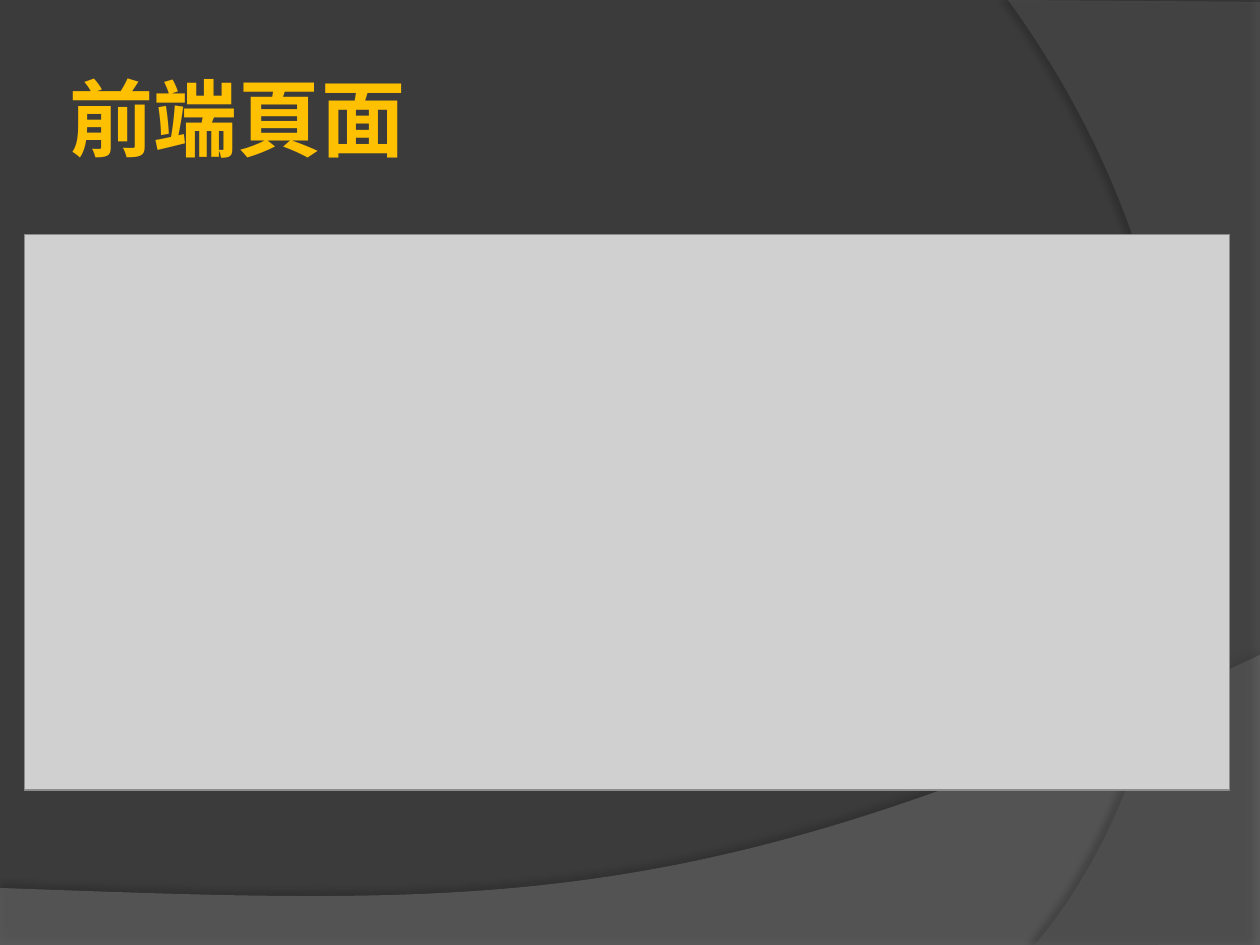
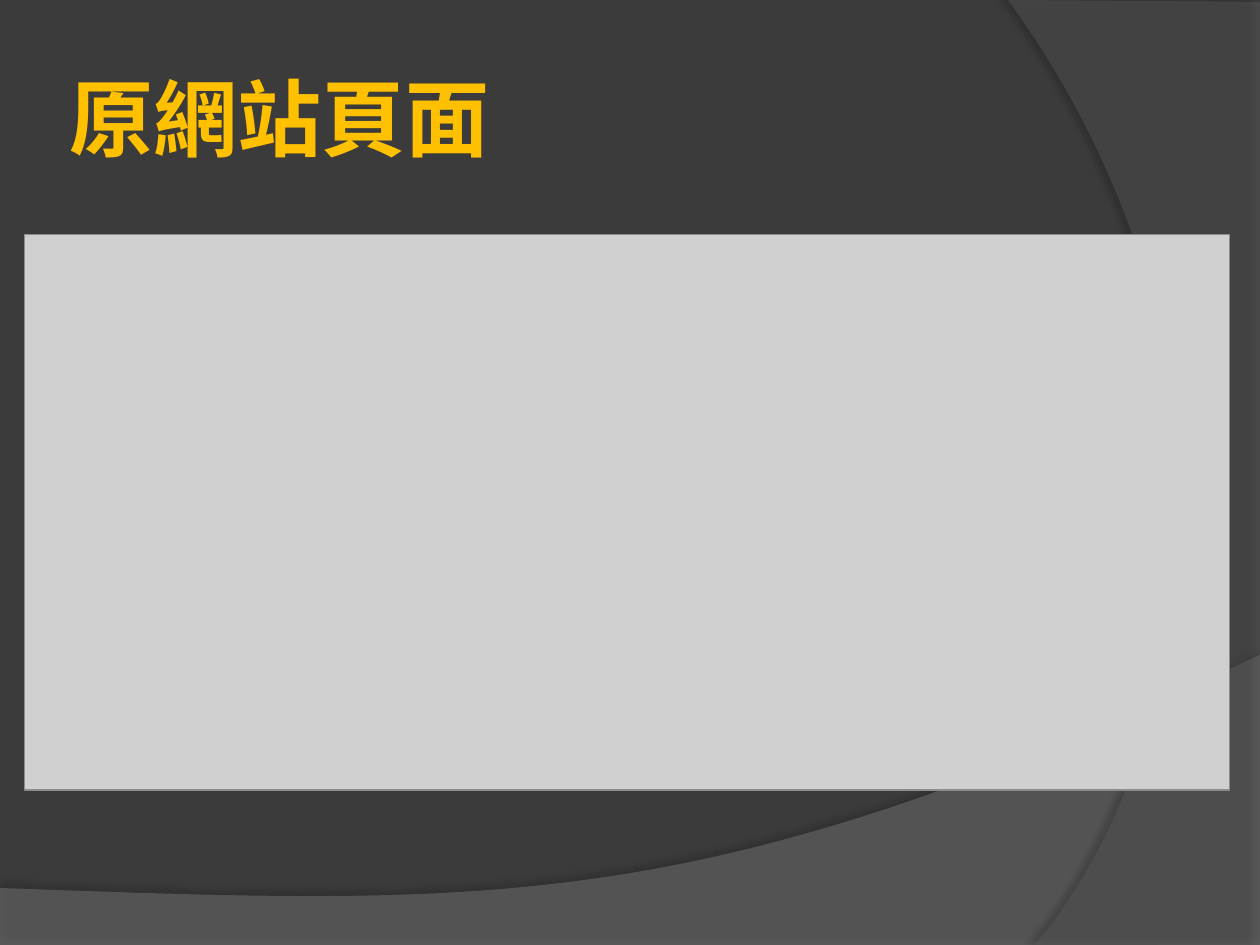
Before and after one commit to Michelletai/G12, a slide deck: slide 10 of doc/client/G12-網頁導航網.pptx (slide 9 before the commit). Drawn at 1260x945 pixels with LibreOffice and Linux fonts; fonts in the diff are those of the drawing; grey boxes stand for pictures. Boxes give left, top, right and bottom in pixels: in the first picture for what was removed or moved away, otherwise in the second. Text is boxed around its words. In the diff, an @@ line names an element or a change of style, - is before the commit and + after.

```diff
--- a/doc/client/G12-網頁導航網.pptx
+++ b/doc/client/G12-網頁導航網.pptx
@@ title at [69,78,489,158]: text changed @@
-前端頁面
+原網站頁面
```
Also in this commit, not shown: 1 other slide changed, 1 slide added, 1 slide removed, 1 other file.
